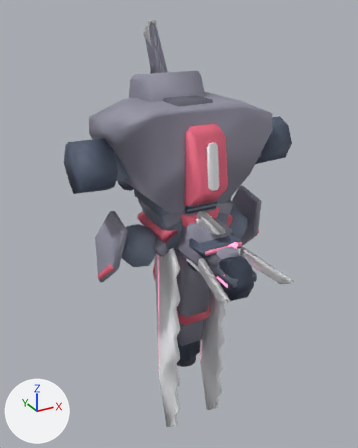
One commit to the glTF model src/client/render/mech/assets/roster/razor-lod1.glb: the scene before it, then after it.
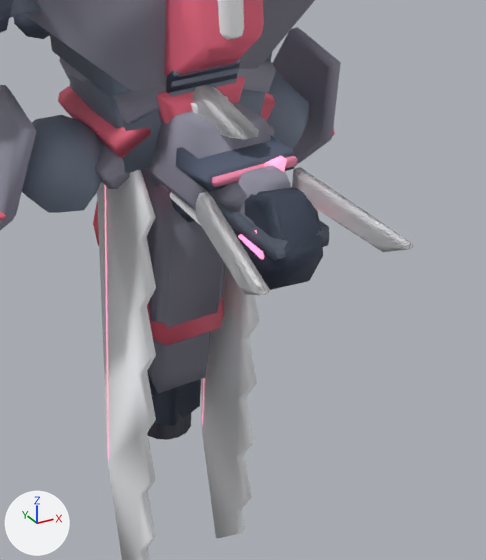
There are two pictures of each version: one whole from a 50 mm lens placed at (-3.12, -5.51, 2.69), pointed at (-0.07, 0.05, -0.09), one close up on the part from 31% to 91% of the width and 39% to 94% of the height. Arrows for +X, +Y and +Z are at lower left; the lights stay in place. The older version's two pictures come first. Where no turn or scale is listed for an object, it has been applied to the vertices.

Names of what the first close-up shows: 'ankleR/D', 'ankleR/G', 'ankleR/T', 'chest/P', 'chest/S', 'elL/G', 'elL/T', 'elR/G', 'elR/T', 'head/D', 'head/G', 'head/P', 'hipR/P', 'hips/K', 'hips/P', 'kneeL/T', 'kneeR/P' and 18 more.
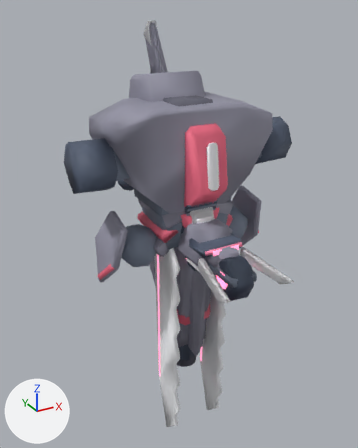
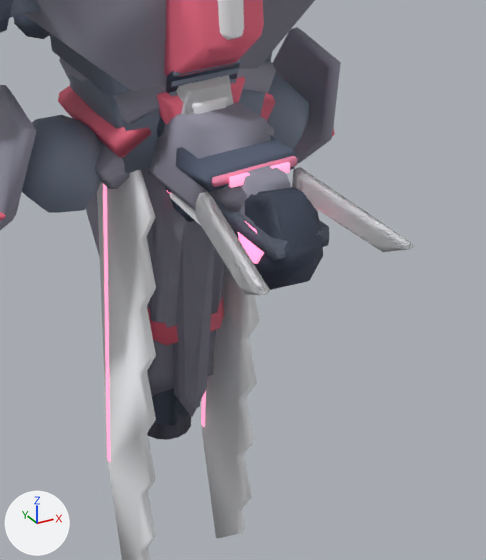
The change, as a list of edits to the scene's bpy script:
```text
Change me_anklel_g:
    remove me_anklel_g.from_pydata(...)  # 21 vertices, 30 faces; spans x -0.17..0.17, y -1.31..0.62, z -0.44..-0.2
    add me_anklel_g.from_pydata(...)  # 36 vertices, 60 faces; spans x -0.17..0.17, y -1.32..0.62, z -0.42..-0.22
    me_anklel_g part 1: 4 vertices removed from x -0.17..0.17, y -1.31..-1.08, z -0.37..-0.27; 9 vertices added at x -0.17..0.17, y -1.32..-1.08, z -0.42..-0.22
    other edits to the shape of me_anklel_g do not show in these pictures
Change me_ankler_g:
    remove me_ankler_g.from_pydata(...)  # 21 vertices, 30 faces; spans x -0.17..0.17, y -1.31..0.62, z -0.44..-0.2
    add me_ankler_g.from_pydata(...)  # 36 vertices, 60 faces; spans x -0.17..0.17, y -1.32..0.62, z -0.42..-0.22
    me_ankler_g part 2: 4 vertices removed from x -0.17..0.17, y -1.31..-1.08, z -0.37..-0.27; 9 vertices added at x -0.17..0.17, y -1.32..-1.08, z -0.42..-0.22
    other edits to the shape of me_ankler_g do not show in these pictures
Change me_ell_g:
    remove me_ell_g.from_pydata(...)  # 5 vertices, 6 faces; spans x 0.34..0.42, y 0.01..0.06, z -2.6..-0.3
    add me_ell_g.from_pydata(...)  # 8 vertices, 12 faces; spans x 0.34..0.42, y 0.0..0.06, z -2.6..-0.3
    me_ell_g part 3
    3 vertices are removed from x 0.34..0.42, y 0.01..0.05, z -2.6..-0.3
    6 faces are deleted
    6 vertices are added at (0.34, 0.02, -2.6), (0.34, 0.0, -0.3), (0.42, 0.0, -0.3), (0.34, 0.06, -2.6), (0.34, 0.04, -0.3), (0.42, 0.04, -0.3)
    12 new faces join them
Change me_elr_g:
    remove me_elr_g.from_pydata(...)  # 5 vertices, 6 faces; spans x -0.42..-0.34, y 0.01..0.06, z -2.6..-0.3
    add me_elr_g.from_pydata(...)  # 8 vertices, 12 faces; spans x -0.42..-0.34, y 0.0..0.06, z -2.6..-0.3
    me_elr_g part 4
    3 vertices are removed from x -0.42..-0.34, y 0.01..0.05, z -2.6..-0.3
    6 faces are deleted
    6 vertices are added at (-0.42, 0.02, -2.6), (-0.42, 0.0, -0.3), (-0.34, 0.0, -0.3), (-0.42, 0.06, -2.6), (-0.42, 0.04, -0.3), (-0.34, 0.04, -0.3)
    12 new faces join them
Change me_head_g:
    remove me_head_g.from_pydata(...)  # 5 vertices, 6 faces; spans x 0.0448..0.1792, y -1.0152..-0.9592, z -0.0848..0.0048
    add me_head_g.from_pydata(...)  # 16 vertices, 24 faces; spans x -0.1875..0.1875, y -1.036..-1.014, z -0.0675..-0.0125
    me_head_g part 5: the whole mesh is rebuilt
Change me_kneel_p:
    remove me_kneel_p.from_pydata(...)  # 28 vertices, 52 faces; spans x -0.23..0.23, y -0.34..0.55, z -1.94..-0.21
    add me_kneel_p.from_pydata(...)  # 58 vertices, 108 faces; spans x -0.35..0.35, y -0.47..0.55, z -2.1..-0.21
    me_kneel_p part 6: 28 vertices removed from x -0.23..0.23, y -0.34..0.55, z -1.94..-0.21; 58 vertices added at x -0.35..0.35, y -0.47..0.55, z -2.1..-0.21
Change me_kneel_t:
    remove me_kneel_t.from_pydata(...)  # 70 vertices, 132 faces; spans x -0.098..0.353, y -0.936..0.053, z -0.072..0.314
    add me_kneel_t.from_pydata(...)  # 82 vertices, 156 faces; spans x -0.24..0.353, y -0.543..0.053, z -0.487..0.319
    me_kneel_t part 7: the loose piece of 20 vertices spanning x -0.098..0.098, y -0.936..-0.205, z -0.072..0.314 is deleted
    other edits to the shape of me_kneel_t do not show in these pictures
Change me_kneer_p:
    remove me_kneer_p.from_pydata(...)  # 28 vertices, 52 faces; spans x -0.23..0.23, y -0.34..0.55, z -1.94..-0.21
    add me_kneer_p.from_pydata(...)  # 58 vertices, 108 faces; spans x -0.35..0.35, y -0.47..0.55, z -2.1..-0.21
    me_kneer_p part 8: 28 vertices removed from x -0.23..0.23, y -0.34..0.55, z -1.94..-0.21; 58 vertices added at x -0.35..0.35, y -0.47..0.55, z -2.1..-0.21
Change me_kneer_t:
    remove me_kneer_t.from_pydata(...)  # 70 vertices, 132 faces; spans x -0.353..0.098, y -0.936..0.053, z -0.072..0.314
    add me_kneer_t.from_pydata(...)  # 82 vertices, 156 faces; spans x -0.353..0.24, y -0.543..0.053, z -0.487..0.319
    me_kneer_t part 9: a new loose piece of 32 vertices spanning x -0.24..0.24, y -0.543..-0.313, z -0.487..0.319, in mat_razor___t_004 (white #f4f5f8)
    other edits to the shape of me_kneer_t do not show in these pictures
```

Pixel boxes [x1, y1, x2, y2] of what changed, in the close-ups (486 x 560 px):
'kneeL/P', reshaped (not visible before): after [85, 169, 232, 417]
'kneeL/T', reshaped (not visible afterwards): before [192, 85, 259, 139]
'kneeR/T', reshaped (not visible before): after [176, 75, 234, 114]
'elR/G', reshaped: before [105, 185, 109, 460]; after [103, 184, 110, 462]
'head/G', reshaped: before [264, 156, 287, 172]; after [229, 162, 290, 188]
'ankleL/G', reshaped (not visible before): after [167, 191, 264, 264]
'ankleR/G', reshaped (not visible afterwards): before [238, 230, 264, 259]
'elL/G', reshaped (mostly hidden): before [202, 379, 204, 425]; after [201, 391, 206, 427]
part 1 of me_anklel_g, built on: after [237, 222, 264, 264]
part 8 of me_kneer_p, built on: before [148, 183, 211, 393]
